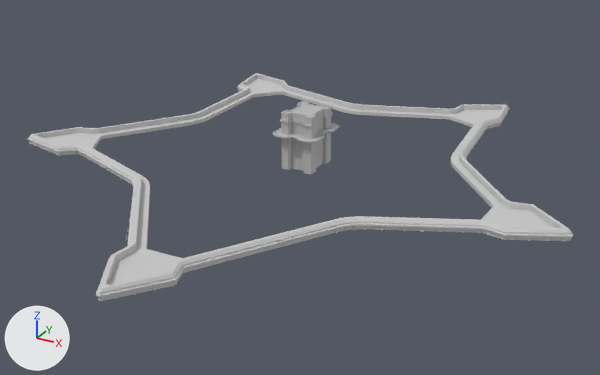
Before and after pictures for a commit that changed the FBX model Skyrates/Assets/Resources/Meshes/Fort/SM_Fort_Tower_00.fbx.
One viewpoint serves both versions: a camera (50 mm lens) standing at (149.0, -277.0, 127.0) and looking at (4.0, -13.0, -5.0). Lighting does not change. The marker at lower left points along +X, +Y and +Z. Where no turn or scale is listed for an object, it has been applied to the vertices.

Objects in the first picture: 'SM_Fort_Tower_00', 'fort_wall_complete'.
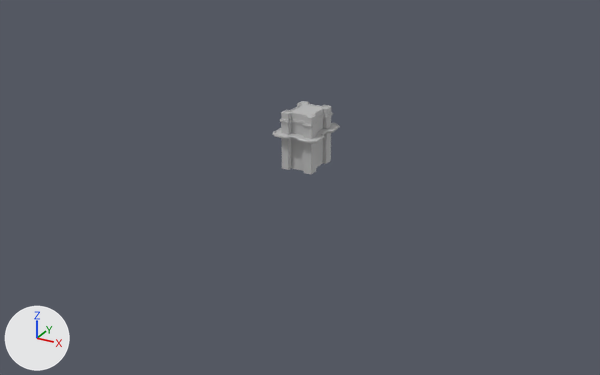
The newer file is also rescaled (x0.1), turned or shifted as a whole; pictures and numbers use the older file's frame.

Changed parts and their boxes [x1, y1, x2, y2] in the pictures (600 x 375 px):
'fort_wall_complete', deleted
    before: [27, 73, 573, 301]

The change in detail:
Object 'fort_wall_complete' (ob_fort_wall_complete) is deleted.
